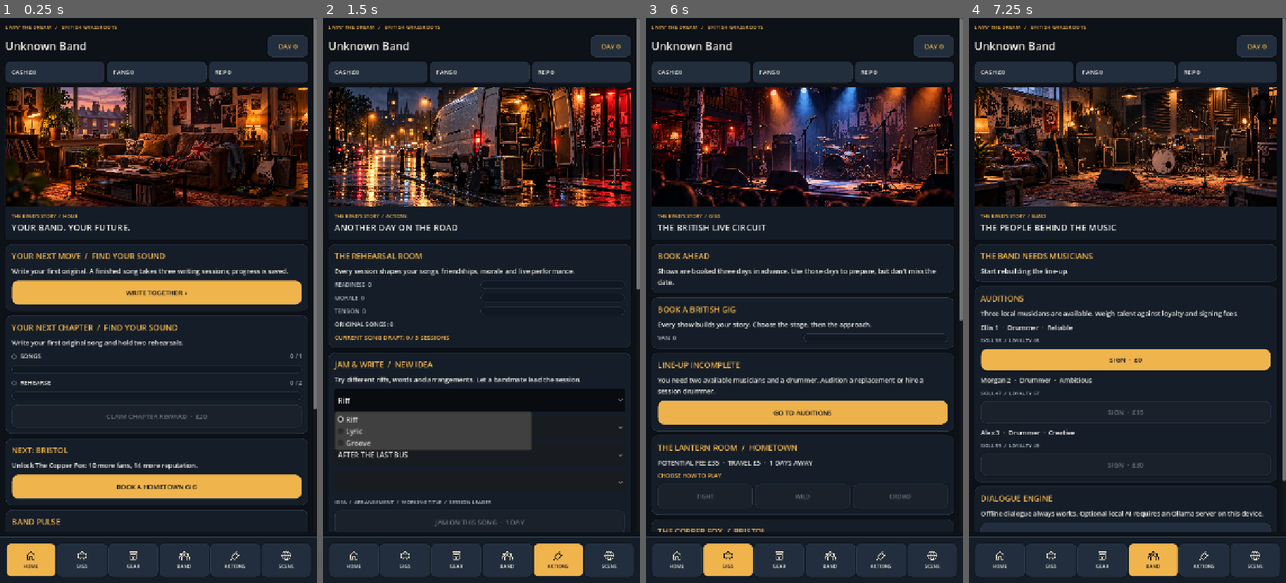
Above: before the commit, frames 1-4 (left to right).
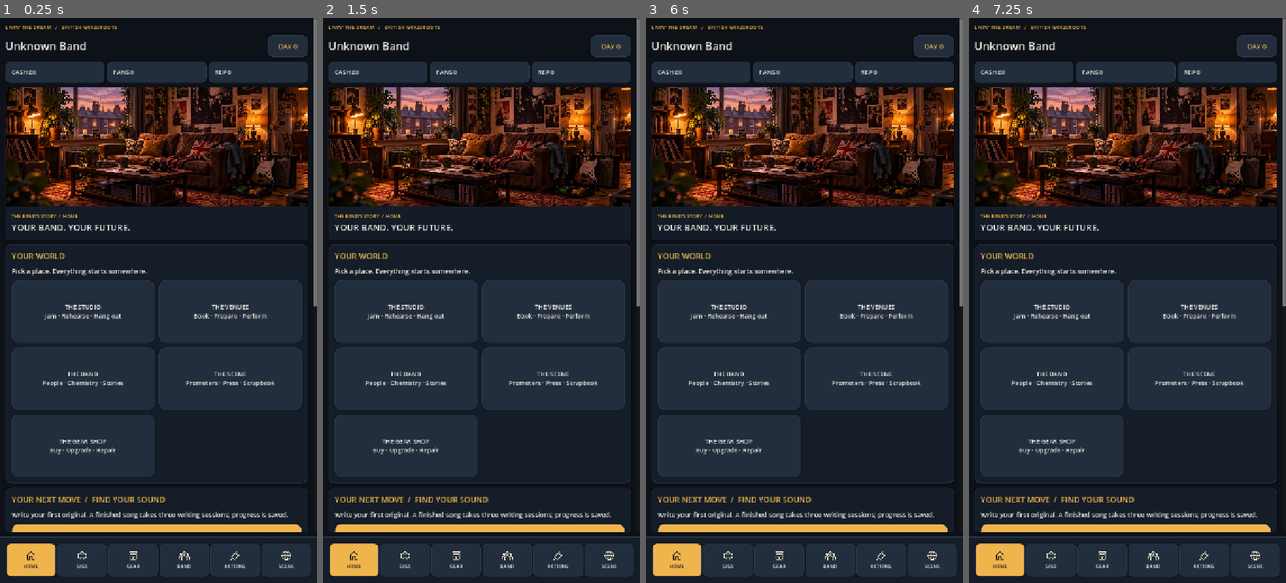
Above: after the commit, the same moments.

Repository: alimuir654-rgb/BandMaster
Game: Godot game, scene res://Scenes/CareerHub.tscn
Two runs of this game, one before a commit and one after it. Both use one fixed random seed, a clock stepped at 60 frames per second and the inputs below. This scene is started directly instead of the project's main scene.
Inputs (mouse positions are in pixels of both pictures, inside the frame that each line leads up to):
- Up to frame 1 (0.25 s): no input
- Up to frame 2 (1.5 s): click "WRITE TOGETHER ›" at 0.5 s; click (478, 402) at 1.25 s, where only the run before the commit has a clickable "Riff"
- Up to frame 3 (6 s): click (728, 311) at 2 s, where only the run after the commit has a clickable "THE STUDIO Jam · Rehearse · H…"; click "Verse / Chorus" at 2.75 s; click "AFTER THE LAST BUS" at 3.5 s; click "Slow Build" at 4.25 s; click (677, 560) at 5.02 s; click (801, 486) at 5.75 s, where only the run before the commit has a clickable "BOOK A HOMETOWN GIG"
- Up to frame 4 (7.25 s): click (1124, 413) at 6.5 s, where only the run before the commit has a clickable "GO TO AUDITIONS"

The runs differ from the first frame. In frame 1, 18% of the frame differs, in the area x 1-100%, y 41-91%; in frame 2, 35%, in the area x 1-100%, y 12-99%; in frame 3, 30%; in frame 4, 27%.

Commit message:
ui: make career Home location-led with large destination cards instead of raw tab-first navigation

Diff:
--- a/Scripts/career_hub.gd
+++ b/Scripts/career_hub.gd
@@ -241,6 +241,32 @@
 
 
 func _home() -> void:
+ var destinations := _card("YOUR WORLD","Pick a place. Everything starts somewhere.")
+ var places := GridContainer.new()
+ places.columns = 2
+ places.add_theme_constant_override("h_separation",10)
+ places.add_theme_constant_override("v_separation",10)
+ destinations.add_child(places)
+ for spot in [
+  {"name":"THE STUDIO","tab":"ACTIONS","caption":"Jam · Rehearse · Hang out","art":"actions"},
+  {"name":"THE VENUES","tab":"GIGS","caption":"Book · Prepare · Perform","art":"gigs"},
+  {"name":"THE BAND","tab":"BAND","caption":"People · Chemistry · Stories","art":"band"},
+  {"name":"THE SCENE","tab":"SCENE","caption":"Promoters · Press · Scrapbook","art":"scene"},
+  {"name":"THE GEAR SHOP","tab":"GEAR","caption":"Buy · Upgrade · Repair","art":"gear"}
+ ]:
+  var data: Dictionary = spot
+  var tile := Button.new()
+  tile.size_flags_horizontal = Control.SIZE_EXPAND_FILL
+  tile.custom_minimum_size.y = 142
+  tile.add_theme_stylebox_override("normal",UI.style(UI.ALT,14))
+  tile.add_theme_stylebox_override("hover",UI.style(UI.ALT.lightened(0.12),14))
+  tile.add_theme_stylebox_override("pressed",UI.style(UI.PANEL,14))
+  tile.text = str(data["name"])+"\n\n"+str(data["caption"])
+  tile.add_theme_color_override("font_color",UI.WHITE)
+  tile.add_theme_font_size_override("font_size",14)
+  places.add_child(tile)
+  var target: String = str(data["tab"])
+  tile.pressed.connect(func() -> void: _switch(target))
  var guidance: Dictionary = Director.next_move(_state())
  var focus := _card("YOUR NEXT MOVE  /  "+str(guidance.get("title","")),str(guidance.get("detail","")))
  var destination := str(guidance.get("tab","ACTIONS"))
